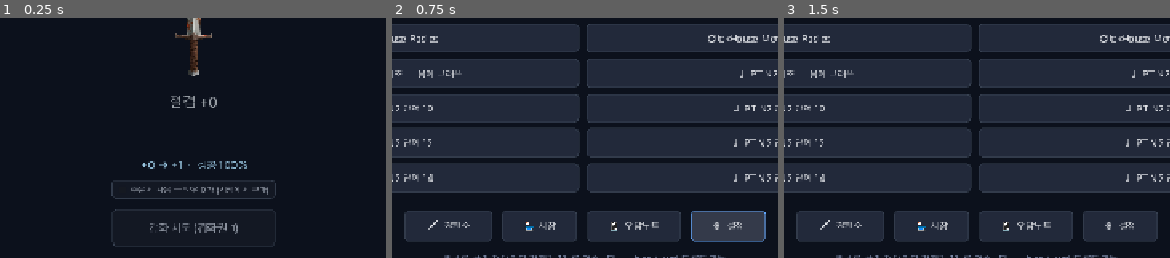
Above: before the commit, frames 1-3 (left to right).
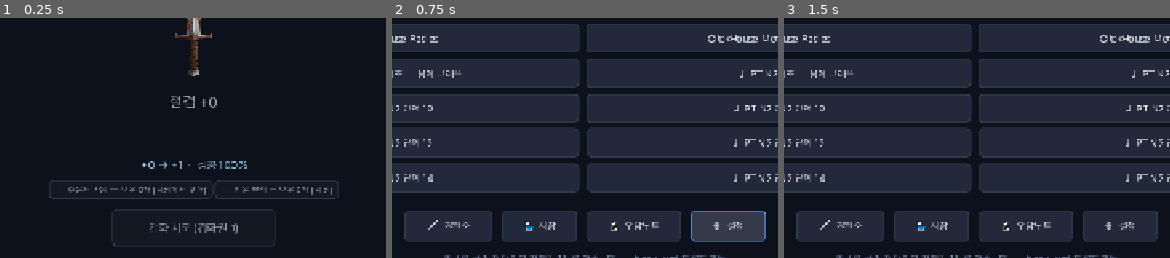
Above: after the commit, the same moments.

Repository: joyuno/studyandgame-godot
Game: Godot game, scene res://scenes/Forge.tscn
Two runs of this game, one before a commit and one after it. Both use one fixed random seed, a clock stepped at 60 frames per second and the inputs below. This scene is started directly instead of the project's main scene.
Inputs:
- Up to frame 1 (0.25 s): no input
- Up to frame 2 (0.75 s): click "← 홈" at 0.5 s
- Up to frame 3 (1.5 s): click "차분 모드" at 1.25 s
The pictures show only the part of the screen within x 25-75%, y 48-98%; the shares and areas given below are measured in that part.

The runs differ from the first frame. In frame 1, 1.2% of the frame differs, in the area x 12-88%, y 67-76%; in frame 2, nothing differs; in frame 3, nothing differs.

Commit message:
feat(forge): 행운 부적 토글 + try_enhance 전달
Co-Authored-By: Claude Sonnet 4.6 <noreply@anthropic.com>

Diff:
--- a/scripts/ui/forge.gd
+++ b/scripts/ui/forge.gd
@@ -23,8 +23,10 @@
 var _result_label: Label
 var _try_button: Button
 var _scroll_check: CheckBox
+var _charm_check: CheckBox
 var _charging := false
 var _pending_scroll := false
+var _pending_charm := false
 
 
 func _ready() -> void:
@@ -35,6 +37,7 @@
 	ProgressStore.gold_changed.connect(func(_n): _refresh())
 	ProgressStore.scrolls_changed.connect(func(_n): _refresh())
 	ProgressStore.shards_changed.connect(func(_n): _refresh())
+	ProgressStore.consumables_changed.connect(func(_s): _refresh())
 	ProgressStore.difficulty_changed.connect(func(_d): _refresh())
 	ProgressStore.enhance_result.connect(_render_result)
 
@@ -112,6 +115,10 @@
 	_scroll_check.text = "주문서 사용 (파괴 방지)"
 	_scroll_check.add_theme_font_size_override("font_size", 14)
 	scroll_row.add_child(_scroll_check)
+
+	_charm_check = CheckBox.new()
+	_charm_check.add_theme_font_size_override("font_size", 14)
+	scroll_row.add_child(_charm_check)
 
 	# ── Enhance button
 	var btn_row := HBoxContainer.new()
@@ -178,6 +185,14 @@
 	else:
 		_scroll_check.disabled = false
 		_scroll_check.text = "주문서 사용 (파괴 방지) · 보유 %d개" % scrolls
+	var charms := ProgressStore.get_consumable("luck_charm")
+	if charms == 0:
+		_charm_check.disabled = true
+		_charm_check.button_pressed = false
+		_charm_check.text = "행운 부적 — 보유 0개 (시장)"
+	else:
+		_charm_check.disabled = false
+		_charm_check.text = "행운 부적 (+10%p) · 보유 %d개" % charms
 
 
 func _on_try() -> void:
@@ -193,12 +208,14 @@
 		_result_label.modulate = Color(1, 0.65, 0.65)
 		return
 
-	# Snapshot the scroll choice now; the roll happens when the blade finishes
-	# charging.
+	# Snapshot the scroll and charm choices now; the roll happens when the blade
+	# finishes charging.
 	_pending_scroll = _scroll_check.button_pressed and ProgressStore.get_protection_scrolls() > 0
+	_pending_charm = _charm_check.button_pressed and ProgressStore.get_consumable("luck_charm") > 0
 	_charging = true
 	_try_button.disabled = true
 	_scroll_check.disabled = true
+	_charm_check.disabled = true
 	_result_label.text = "⚡ 강화 중..."
 	_result_label.modulate = Color(0.8, 0.9, 1.0)
 
@@ -214,7 +231,7 @@
 # all synchronously, so text + button state are already correct on return.
 func _do_enhance() -> void:
 	_charging = false
-	var result := ProgressStore.try_enhance(_pending_scroll)
+	var result := ProgressStore.try_enhance(_pending_scroll, _pending_charm)
 	if not result.get("ok", false):
 		var reason: String = result.get("reason", "")
 		_result_label.text = "강화 실패: %s" % reason
